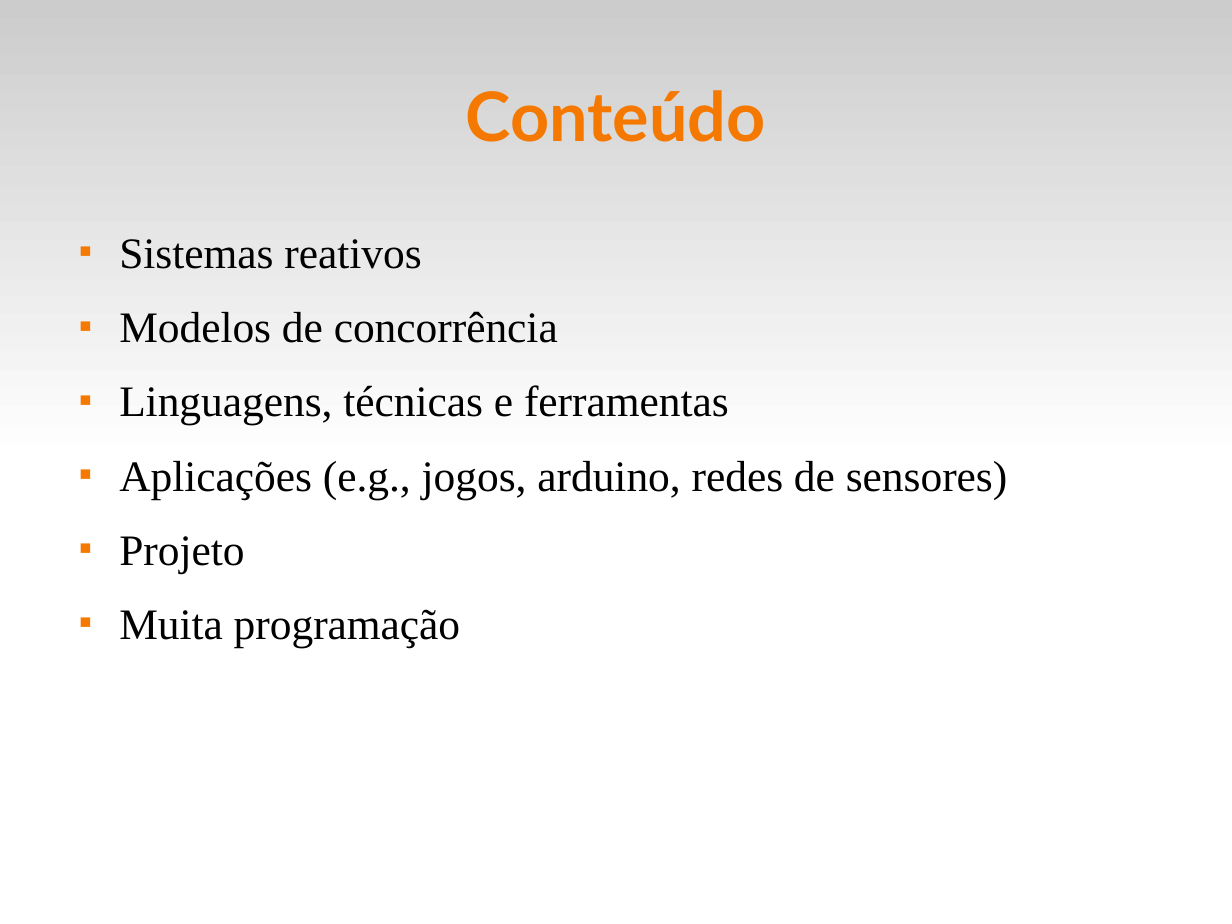
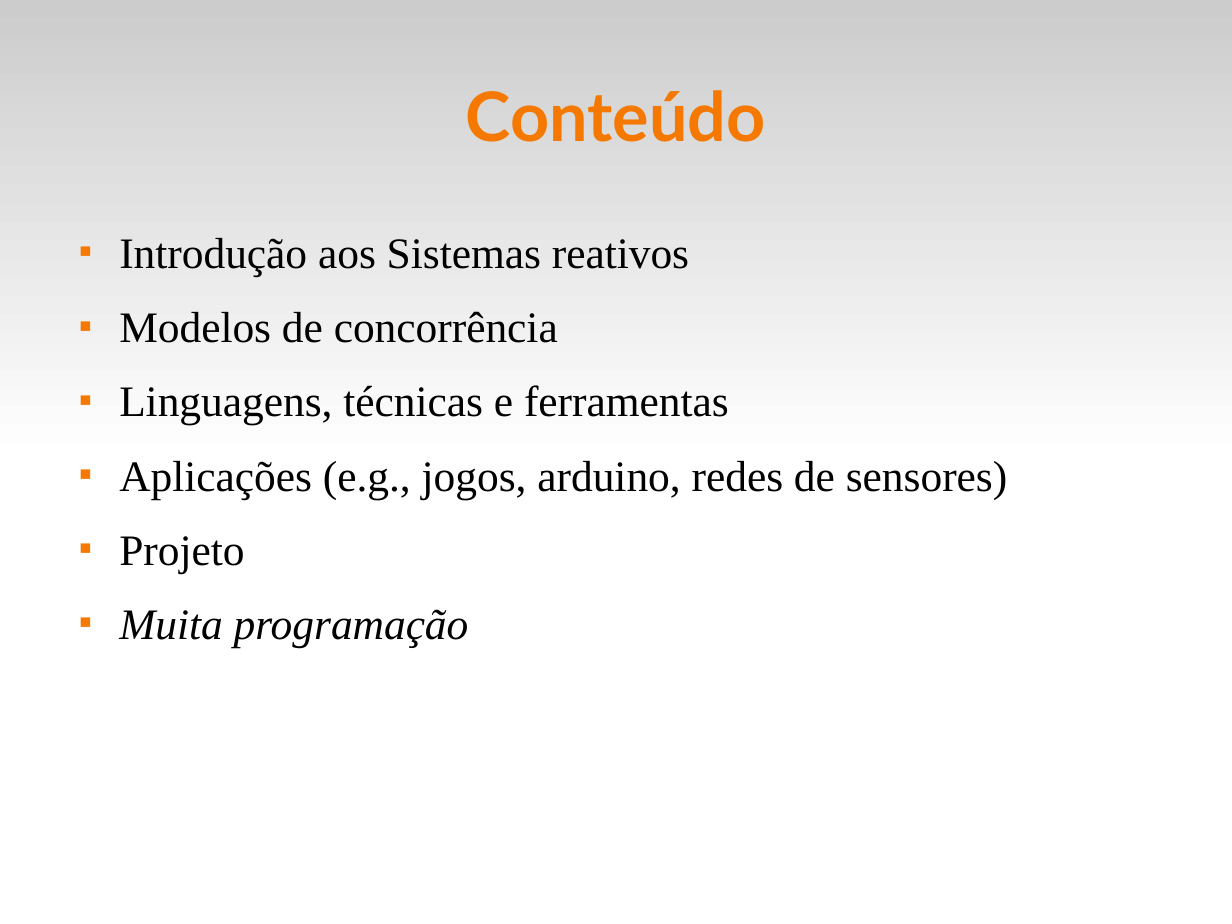
Before and after one commit to fsantanna-uerj/reativos, a slide deck: slide 2 of slides/00_intro.odp. Drawn at 1232x924 pixels with LibreOffice and Linux fonts; fonts in the diff are those of the drawing. Boxes give left, top, right and bottom in pixels: in the first picture for what was removed or moved away, otherwise in the second. Text is boxed around its words. In the diff, an @@ line names an element or a change of style, - is before the commit and + after.

Commit message:
(^) slides

```diff
--- a/slides/00_intro.odp
+++ b/slides/00_intro.odp
@@ text at (x1=119, y1=238, x2=689, y2=277): text changed @@
-■ Sistemas reativos
+■ Introdução aos Sistemas reativos
@@ text at (x1=119, y1=609, x2=469, y2=648): italic on in "Muita programação" @@
```
Also in this commit, not shown: 3 other slides changed, 3 slides added, 1 slide removed, 1 other file.
